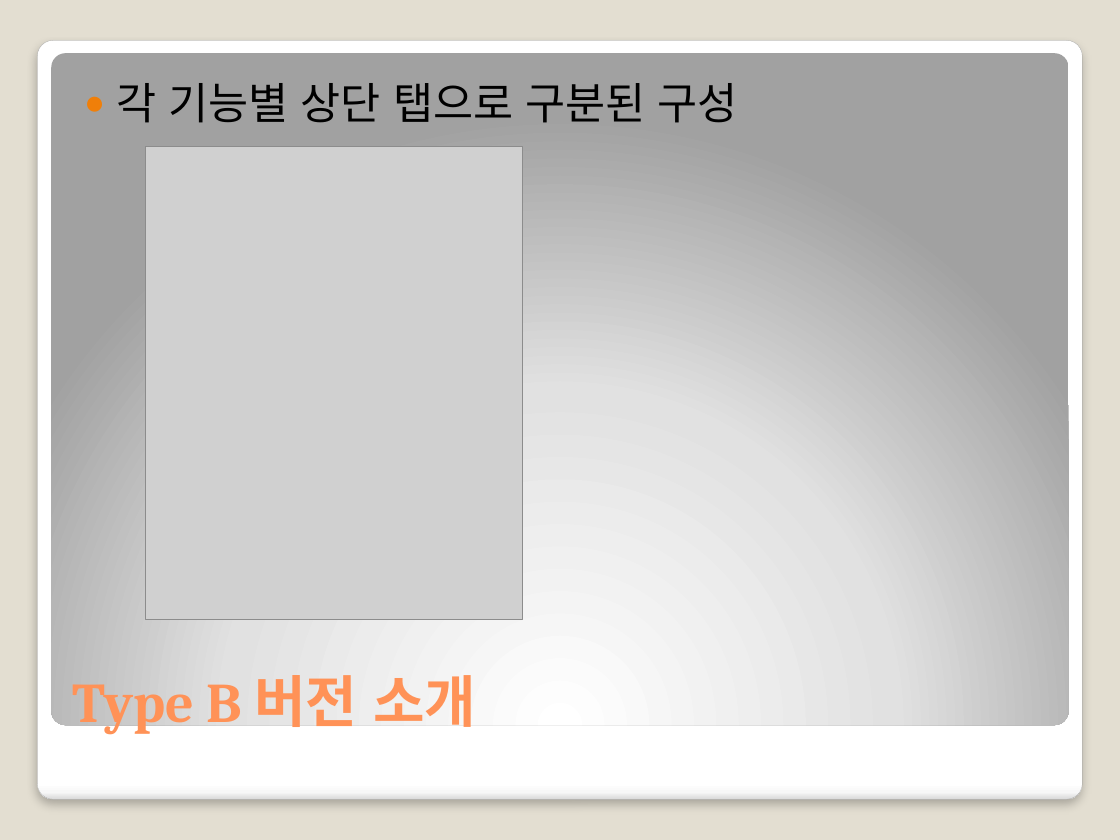
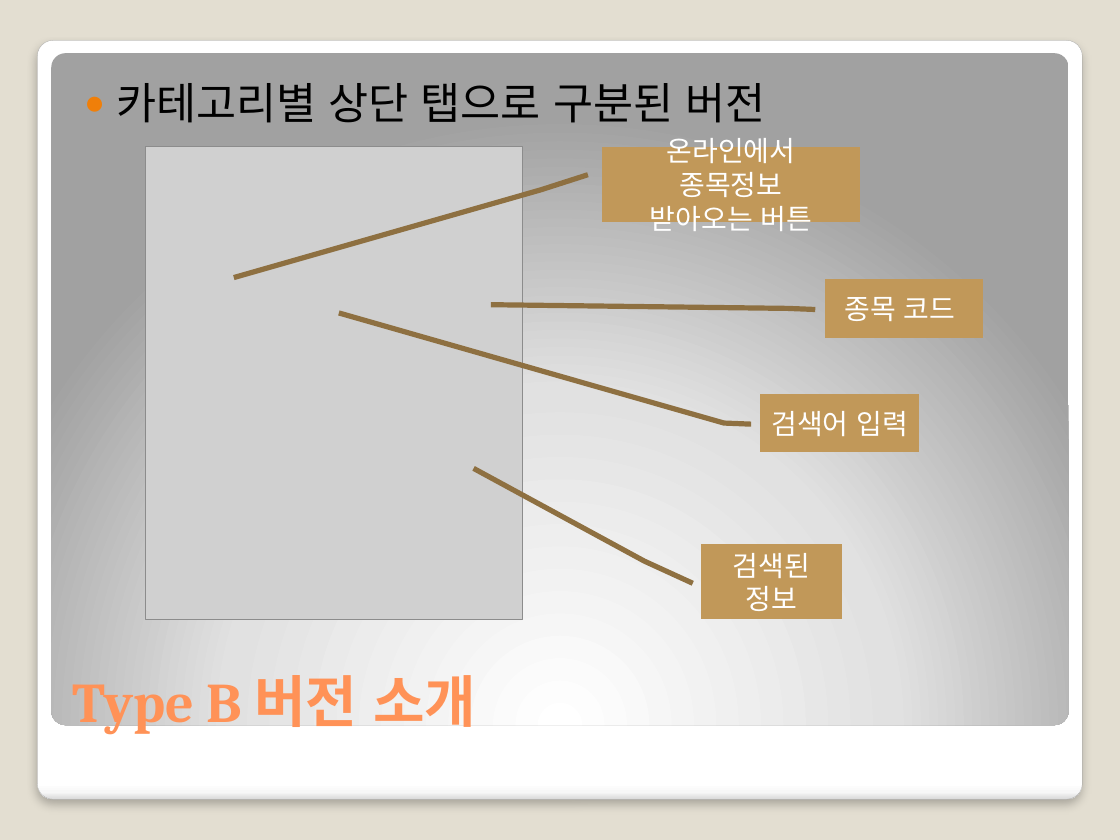
Before and after one commit to nbvc1003/stockAnalyst, a slide deck: slide 6 of 중간프로젝트2차_금융상품 분석툴20191224.pptx. Drawn at 1120x840 pixels with LibreOffice and Linux fonts; fonts in the diff are those of the drawing; grey boxes stand for pictures. Boxes give left, top, right and bottom in pixels: in the first picture for what was removed or moved away, otherwise in the second. Text is boxed around its words. In the diff, an @@ line names an element or a change of style, - is before the commit and + after.

```diff
--- a/중간프로젝트2차_금융상품 분석툴20191224.pptx
+++ b/중간프로젝트2차_금융상품 분석툴20191224.pptx
@@ text at bbox=[116, 83, 765, 123]: text changed @@
-● 각 기능별 상단 탭으로 구분된 구성
+● 카테고리별 상단 탭으로 구분된 버전
@@ callout added at bbox=[601, 147, 859, 222], fill #C19859, outline #8F7042 3.35 pt, 18 pt, text #FFFFFF @@
+온라인에서 종목정보
+받아오는 버튼
@@ callout added at bbox=[824, 279, 983, 338], fill #C19859, outline #8F7042 3.35 pt, 18 pt, text #FFFFFF @@
+종목 코드
@@ callout added at bbox=[760, 393, 920, 452], fill #C19859, outline #8F7042 3.35 pt, 18 pt, text #FFFFFF @@
+검색어 입력
@@ callout added at bbox=[701, 544, 842, 619], fill #C19859, outline #8F7042 3.35 pt, 18 pt, text #FFFFFF @@
+검색된 정보
```
Also in this commit, not shown: 3 other slides changed, 1 slide added.
